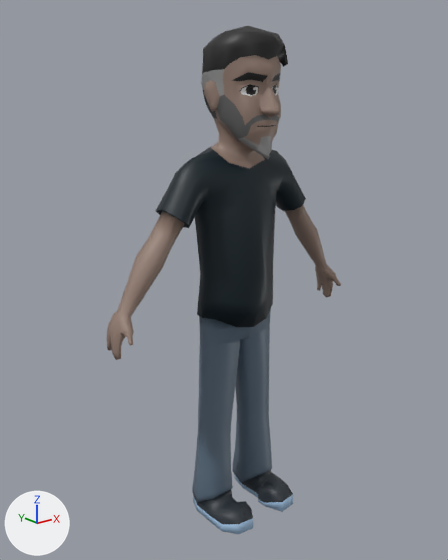
An edit to the glTF model src/models/my.gltf, drawn before and after from the same camera.
The view is the same before and after, from a 50 mm camera at (-0.829, -2.001, 0.908) aimed at (-0.061, -1.043, 0.525). The axes (+X, +Y, +Z) are drawn at lower left. The lights are the same throughout. Where no turn or scale is listed for an object, it has been applied to the vertices. Vertices at the same position are counted once.
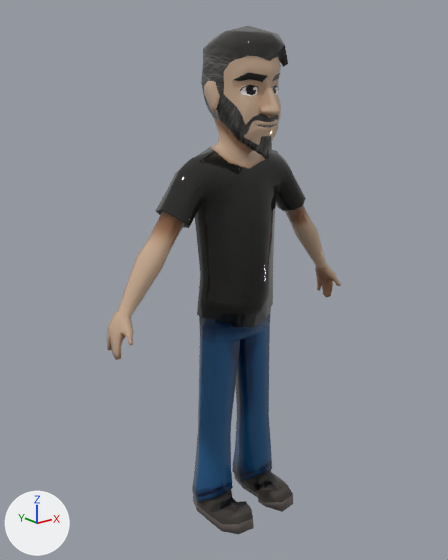
Patch to the scene script:
```diff
--- a/src/models/my.gltf.py
+++ b/src/models/my.gltf.py
@@ img_color @@
+img_color = load_image('color', '_unpacked/color', 1024, 1024, 'sRGB')
@@ mat_caracte @@
+mat_caracte = principled_material('caracte')
+mat_caracte.texture = img_color
+mat_caracte.roughness = 0.0
@@ me_cube_001 @@
 # used by ob_cube; location = (0.0, 0.0, 0.0)
-me_cube_001.from_pydata(...)  # 1334 vertices, 2660 faces; spans x -0.326..0.256, y -1.167..-0.975, z -0.002..1.012
-me_cube_001.materials.append(mat_caracter_eyesb)  # black #000000
-me_cube_001.materials.append(mat_caracter_black)  # black #000000
+me_cube_001.from_pydata(...)  # 1364 vertices, 2696 faces; spans x -0.326..0.256, y -1.167..-0.975, z -0.002..1.012
+# me_cube_001 part 1
+# 12 vertices are removed from x -0.061..-0.004, y -1.143..-1.124, z 0.831..0.891
+# 50 faces are deleted
+# 3 vertices in x -0.072..0.006, y -1.135..-1.122, z 0.823..0.839 move by (0.0, 0.0, 0.001)
+# 24 vertices move from x -0.069..0.023, y -1.139..-1.105, z 0.823..0.931 to x -0.068..0.021, y -1.142..-1.105, z 0.826..0.931
+# 42 vertices are added at x -0.061..-0.004, y -1.144..-1.124, z 0.831..0.892
+# 86 new faces join them
+# me_cube_001 part 2: 406 faces spanning x -0.213..0.142, y -1.167..-0.999, z 0.434..0.871 switch from mat_caracter_tshirt (black #001a24) to mat_caracte (picture img_color)
+# me_cube_001 part 3: 1142 faces spanning x -0.326..0.256, y -1.167..-1.012, z 0.42..0.959 switch from mat_caracter_skin (brown #967f73) to mat_caracte (picture img_color)
+# me_cube_001 part 4: 388 faces spanning x -0.142..0.071, y -1.104..-0.995, z 0.017..0.464 switch from mat_caracter_pens (blue #5c6e80) to mat_caracte (picture img_color)
+# me_cube_001 part 5: 164 faces spanning x -0.14..0.069, y -1.166..-1.004, z -0.002..0.022 switch from mat_caracter_tenis1 (blue #a9cbeb) to mat_caracte (picture img_color)
+# me_cube_001 part 6: 144 faces spanning x -0.138..0.067, y -1.164..-1.004, z 0.005..0.053 switch from mat_caracter_tenis2 (dark blue #283038) to mat_caracte (picture img_color)
+# me_cube_001 part 7: 152 faces spanning x -0.109..0.038, y -1.148..-0.975, z 0.846..1.012 switch from mat_caracter_cabelo1 (black #1b1b1b) to mat_caracte (picture img_color)
+# me_cube_001 part 8: 56 faces spanning x -0.109..0.038, y -1.143..-1.008, z 0.777..0.936 switch from mat_caracter_cabelo2 (grey #969696) to mat_caracte (picture img_color)
+# me_cube_001 part 9: 66 faces spanning x -0.097..0.026, y -1.142..-1.064, z 0.808..0.893 switch from mat_caracter_cabelo3 (dark grey #646464) to mat_caracte (picture img_color)
+# me_cube_001 part 10: 32 faces spanning x -0.082..0.011, y -1.129..-1.115, z 0.891..0.91 switch from mat_caracter_eyesw (white #e7e7e7) to mat_caracte (picture img_color)
```

Boxes [x1, y1, x2, y2] around the edits, measured in the pictures (448 x 560 px):
part 1 of me_cube_001, built on: [243, 66, 281, 138] in both
part 2 of me_cube_001, recoloured (grey to black): [156, 147, 306, 327] in both
part 3 of me_cube_001, recoloured (brown to beige): [107, 55, 341, 360] in both
part 4 of me_cube_001, recoloured: [193, 309, 272, 502] in both
part 5 of me_cube_001, recoloured (blue to grey): [193, 474, 293, 534] in both
part 6 of me_cube_001, recoloured (grey to black): [193, 470, 293, 524] in both
part 7 of me_cube_001, recoloured (black to grey): [202, 26, 285, 119] in both
part 8 of me_cube_001, recoloured (grey to black): [201, 69, 272, 159] in both
part 9 of me_cube_001, recoloured (grey to black): [217, 95, 278, 142] in both
part 10 of me_cube_001, recoloured: [240, 85, 279, 96] in both
